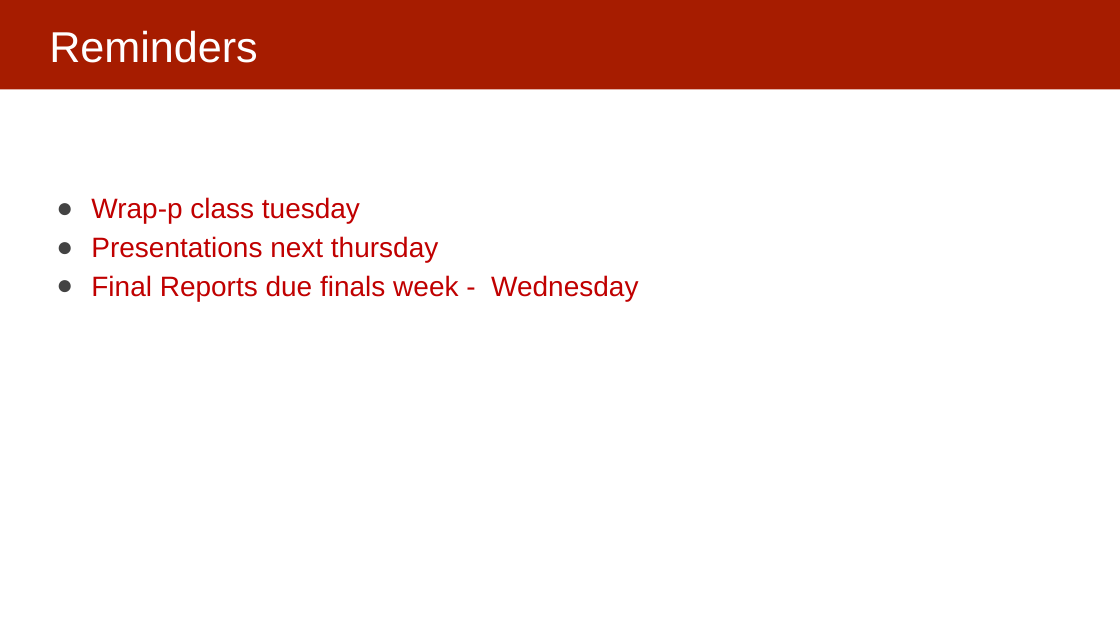
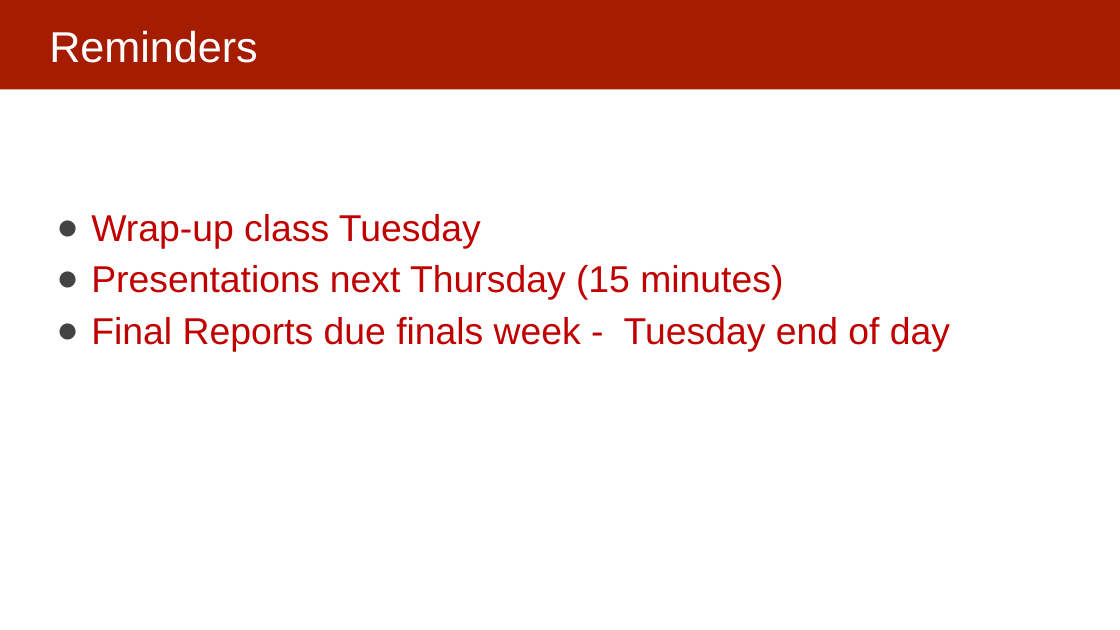
Before and after one commit to dssg/mlforpublicpolicylab, a slide deck: slide 2 of Lectures/FieldValidation.pptx. Drawn at 1120x630 pixels with LibreOffice and Linux fonts; fonts in the diff are those of the drawing. Boxes give left, top, right and bottom in pixels: in the first picture for what was removed or moved away, otherwise in the second. Text is boxed around its words. In the diff, an @@ line names an element or a change of style, - is before the commit and + after.

```diff
--- a/Lectures/FieldValidation.pptx
+++ b/Lectures/FieldValidation.pptx
@@ text at bbox=[91, 214, 950, 351]: text changed; size 24 to 32 pt @@
-● Wrap-p class tuesday
-● Presentations next thursday
-● Final Reports due finals week - Wednesday
+● Wrap-up class Tuesday
+● Presentations next Thursday (15 minutes)
+● Final Reports due finals week - Tuesday end of day
```
Also in this commit, not shown: 15 other slides changed, 10 slides added, 1 slide removed.
